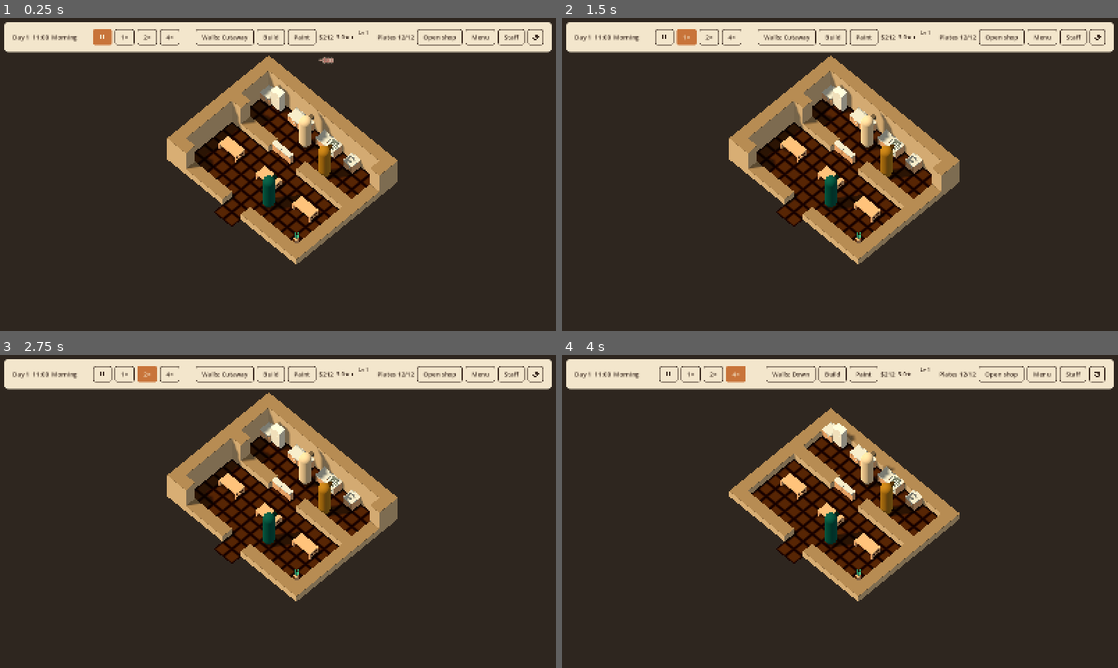
Above: before the commit, frames 1-4 (two rows, left to right).
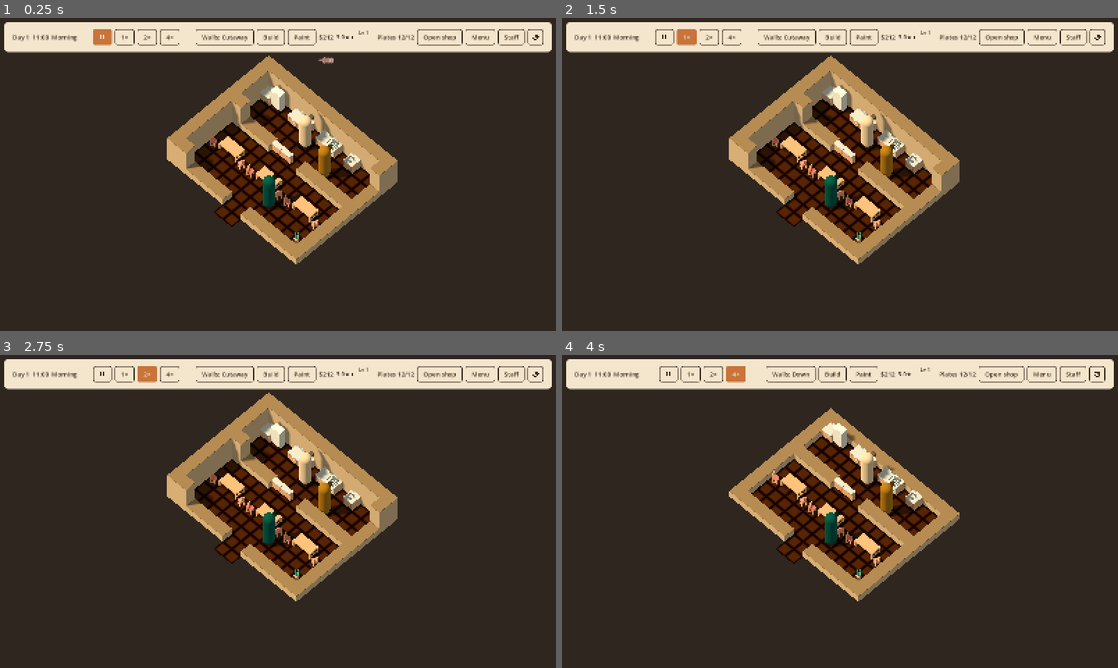
Above: after the commit, the same moments.

Repository: jaredbahr/foolskitchen
Game: Godot game, scene res://src/world/main.tscn
The game is run twice, just before and just after one commit, with the same random seed, the same clock (stepped at 60 frames per second) and the same inputs.
Inputs (mouse positions are in pixels of both pictures, inside the frame that each line leads up to):
- Up to frame 1 (0.25 s): no input
- Up to frame 2 (1.5 s): click (662, 36) at 0.5 s; click "1×" at 1.25 s
- Up to frame 3 (2.75 s): click "2×" at 2 s
- Up to frame 4 (4 s): click "4×" at 2.75 s; click "Walls: Cutaway" at 3.5 s

The runs differ from the first frame. In frame 1, 0.2% of the frame differs, in the area x 37-58%, y 38-68%; in frame 2, 0.2%; in frame 3, 0.2%; in frame 4, 0.2%, in the area x 37-58%, y 36-68%.

Commit message:
FK-052: add painted built-in chairs on the table's declared seats

Diff:
--- a/assets/props/table_2.tscn
+++ b/assets/props/table_2.tscn
@@ -1,7 +1,8 @@
-[gd_scene load_steps=3 format=3]
+[gd_scene load_steps=4 format=3]
 
 [ext_resource type="Script" path="res://src/world/prop_view.gd" id="1_view"]
 [ext_resource type="PackedScene" path="res://assets/kenney/furniture/table.glb" id="2_model"]
+[ext_resource type="PackedScene" path="res://assets/kenney/furniture/chairCushion.glb" id="3_chair"]
 
 [node name="Table" type="Node3D"]
 script = ExtResource("1_view")
@@ -14,3 +15,23 @@
 rotation = Vector3(0, 3.141592653589793, 0)
 
 [node name="Model" parent="Table/Art" instance=ExtResource("2_model")]
+
+[node name="ChairLeft" type="Node3D" parent="."]
+position = Vector3(-0.75, 0, 0.25)
+rotation = Vector3(0, -1.2490457723982544, 0)
+metadata/seat_cell = Vector2i(-1, 1)
+
+[node name="Art" type="Node3D" parent="ChairLeft"]
+rotation = Vector3(0, 3.141592653589793, 0)
+
+[node name="Model" parent="ChairLeft/Art" instance=ExtResource("3_chair")]
+
+[node name="ChairRight" type="Node3D" parent="."]
+position = Vector3(0.75, 0, 0.25)
+rotation = Vector3(0, 1.2490457723982544, 0)
+metadata/seat_cell = Vector2i(2, 1)
+
+[node name="Art" type="Node3D" parent="ChairRight"]
+rotation = Vector3(0, 3.141592653589793, 0)
+
+[node name="Model" parent="ChairRight/Art" instance=ExtResource("3_chair")]
--- a/tests/world/test_prop_view.gd
+++ b/tests/world/test_prop_view.gd
@@ -18,7 +18,7 @@
 	_views.clear()
 
 
-func test_every_authored_item_has_a_floor_aligned_scene_inside_its_footprint() -> void:
+func test_every_authored_item_has_floor_aligned_parts_inside_its_footprint_or_declared_seats() -> void:
 	var content: ContentDB = ContentDB.new()
 	assert_eq(content.load_all(), PackedStringArray())
 	for definition: ItemDef in content.items():
@@ -38,13 +38,84 @@
 		var half_depth: float = float(definition.footprint.y) * GridMath.CELL_SIZE * 0.5
 		assert_true(bounds.size.x > 0.0 and bounds.size.y > 0.0 and bounds.size.z > 0.0, String(definition.id))
 		assert_almost_eq(bounds.position.y, 0.0, 0.0001, String(definition.id))
-		assert_almost_eq(bounds.get_center().x, 0.0, 0.0001, String(definition.id))
-		assert_almost_eq(bounds.get_center().z, 0.0, 0.0001, String(definition.id))
-		assert_true(bounds.position.x >= -half_width - 0.05, String(definition.id))
-		assert_true(bounds.end.x <= half_width + 0.05, String(definition.id))
-		assert_true(bounds.position.z >= -half_depth - 0.05, String(definition.id))
-		assert_true(bounds.end.z <= half_depth + 0.05, String(definition.id))
+		var footprint_rect: Rect2 = Rect2(-half_width, -half_depth, half_width * 2.0, half_depth * 2.0)
+		var permitted: Rect2 = footprint_rect
+		var body_bounds: AABB
+		var have_body: bool = false
+		for child: Node in view.get_children():
+			var part: Node3D = child as Node3D
+			if part == null:
+				continue
+			var part_bounds: AABB = part.transform * PropView._children_aabb(part)
+			var allowed: Rect2 = footprint_rect
+			if part.has_meta(&"seat_cell"):
+				var seat: Vector2i = part.get_meta(&"seat_cell")
+				assert_true(definition.seat_cells.has(seat), "%s must declare every chair cell" % definition.id)
+				allowed = Rect2(Vector2(seat) * GridMath.CELL_SIZE - Vector2(half_width, half_depth), Vector2.ONE * GridMath.CELL_SIZE)
+				permitted = permitted.merge(allowed)
+			else:
+				body_bounds = body_bounds.merge(part_bounds) if have_body else part_bounds
+				have_body = true
+			assert_true(allowed.grow(0.05).encloses(_xz_rect(part_bounds)), "%s/%s must fit its own footprint or seat cell" % [definition.id, part.name])
+		assert_true(permitted.grow(0.05).encloses(_xz_rect(bounds)), String(definition.id))
+		assert_true(have_body, String(definition.id))
+		assert_almost_eq(body_bounds.get_center().x, 0.0, 0.0001, String(definition.id))
+		assert_almost_eq(body_bounds.get_center().z, 0.0, 0.0001, String(definition.id))
 		assert_true(view.body_surface_count() > 0, "%s body material names must match imported surfaces" % definition.id)
+
+
+func test_table_chairs_match_declared_seat_centres_facing_and_shared_scale() -> void:
+	var definition: ItemDef = load("res://data/items/table_2.tres") as ItemDef
+	var view: PropView = definition.view_scene.instantiate() as PropView
+	_views.append(view)
+	view.prepare()
+	var found: Dictionary[Vector2i, bool] = {}
+	var half_size: Vector2 = Vector2(definition.footprint) * GridMath.CELL_SIZE * 0.5
+	var combined: AABB = view.get_combined_aabb()
+	for child: Node in view.get_children():
+		var part: Node3D = child as Node3D
+		if part == null or not part.has_meta(&"seat_cell"):
+			continue
+		var seat: Vector2i = part.get_meta(&"seat_cell")
+		assert_true(definition.seat_cells.has(seat))
+		assert_false(found.has(seat), "each declared seat gets one chair")
+		found[seat] = true
+		var centre: Vector2 = (Vector2(seat) + Vector2.ONE * 0.5) * GridMath.CELL_SIZE - half_size
+		assert_eq(part.position, Vector3(centre.x, 0.0, centre.y))
+		var art: Node3D = part.get_node("Art") as Node3D
+		var model: Node3D = art.get_node("Model") as Node3D
+		assert_eq(model.scene_file_path, "res://assets/kenney/furniture/chairCushion.glb")
+		assert_eq(art.scale, Vector3.ONE * ArtScale.FURNITURE_SCALE)
+		assert_almost_eq(art.rotation.y, PI)
+		# Seated guests face the mean of the occupied table cells. Check that
+		# same view convention through the real grid rotation/placement API.
+		for turns: int in range(4):
+			var grid: SimGrid = SimGrid.new(Vector2i(10, 10))
+			var placed: PlacedItem = grid.place_def(definition, Vector2i(4, 4), turns)
+			var table_centre: Vector3 = Vector3.ZERO
+			for cell: Vector2i in placed.cells:
+				table_centre += GridMath.cell_to_world(cell)
+			table_centre /= float(placed.cells.size())
+			var world_seat: Vector2i = placed.origin + GridMath.rotate_cell(seat, definition.footprint, turns)
+			assert_true(placed.seat_cells.has(world_seat))
+			var pose: Transform3D = ItemVisual.placed_transform(definition, placed.origin, turns)
+			var seat_centre: Vector3 = GridMath.cell_to_world(world_seat)
+			assert_true((pose * part.position).distance_to(seat_centre) < 0.0001)
+			var expected_facing: Vector3 = (table_centre - seat_centre).normalized()
+			var actual_facing: Vector3 = (pose.basis * -part.basis.z).normalized()
+			assert_true(actual_facing.dot(expected_facing) > 0.9999, "chair and seated guest face the same table centre at quarter %d" % turns)
+		var chair_bounds: AABB = part.transform * PropView._children_aabb(part)
+		assert_almost_eq(chair_bounds.position.y, 0.0)
+		var seat_rect: Rect2 = Rect2(Vector2(seat) * GridMath.CELL_SIZE - half_size, Vector2.ONE * GridMath.CELL_SIZE)
+		assert_true(seat_rect.grow(0.05).encloses(_xz_rect(chair_bounds)))
+		assert_true(combined.grow(0.0001).encloses(chair_bounds), "picking, outlines and ghosts include the chairs")
+	assert_eq(found.size(), definition.seat_cells.size())
+	for seat: Vector2i in definition.seat_cells:
+		assert_true(found.has(seat))
+
+
+func _xz_rect(bounds: AABB) -> Rect2:
+	return Rect2(Vector2(bounds.position.x, bounds.position.z), Vector2(bounds.size.x, bounds.size.z))
 
 
 func test_food_uses_food_scale_and_rests_on_the_counter_without_tint() -> void:
--- a/tests/world/test_shop_view.gd
+++ b/tests/world/test_shop_view.gd
@@ -76,6 +76,70 @@
 	_view.clear_paint_preview()
 	assert_eq(first_material.albedo_color, content.swatch(&"terracotta").color)
 	assert_eq(errors, [] as Array[String])
+
+
+func test_table_paint_tints_built_in_chair_frames_and_preserves_cushions() -> void:
+	var content: ContentDB = ContentDB.new()
+	assert_eq(content.load_all(), PackedStringArray())
+	var world: SimWorld = SimWorld.new(SimGrid.new(Vector2i(6, 6)))
+	var table: PlacedItem = world.grid.place_def(content.item(&"table_2"), Vector2i(2, 2))
+	_show(world)
+	var snapshots: Array[Dictionary] = _chair_surfaces(_view.item_nodes[table.id].prop)
+	var body_count: int = 0
+	var cushion_count: int = 0
+	for entry: Dictionary in snapshots:
+		if entry["body"]:
+			body_count += 1
+		else:
+			cushion_count += 1
+	assert_true(body_count > 0 and cushion_count > 0, "real chair frames and cushions must both be tested")
+	table.swatch_id = &"terracotta"
+	_view.set_paint(content, &"", &"")
+	_assert_chair_tint(snapshots, content.swatch(&"terracotta").color)
+	_view.preview_paint(&"item", table.id, &"sage")
+	_assert_chair_tint(snapshots, content.swatch(&"sage").color)
+	assert_eq(table.swatch_id, &"terracotta", "hover only changes presentation")
+	_view.clear_paint_preview()
+	_assert_chair_tint(snapshots, content.swatch(&"terracotta").color)
+	table.swatch_id = &""
+	_view.set_paint(content, &"", &"")
+	for entry: Dictionary in snapshots:
+		var mesh_node: MeshInstance3D = entry["mesh"]
+		assert_eq(mesh_node.get_active_material(entry["index"]), entry["source"], "clearing table paint restores each authored chair surface")
+	assert_eq(world.now, 0)
+
+
+func _chair_surfaces(view: PropView) -> Array[Dictionary]:
+	var result: Array[Dictionary] = []
+	for child: Node in view.get_children():
+		if not child.has_meta(&"seat_cell"):
+			continue
+		var meshes: Array[MeshInstance3D] = []
+		_collect_chair_meshes(child, meshes)
+		for mesh_node: MeshInstance3D in meshes:
+			for index: int in range(mesh_node.mesh.get_surface_count()):
+				var source: BaseMaterial3D = mesh_node.get_active_material(index) as BaseMaterial3D
+				result.append({"mesh": mesh_node, "index": index, "source": source, "body": source.resource_name == "wood"})
+	return result
+
+
+func _collect_chair_meshes(node: Node, result: Array[MeshInstance3D]) -> void:
+	var mesh_node: MeshInstance3D = node as MeshInstance3D
+	if mesh_node != null and mesh_node.mesh != null:
+		result.append(mesh_node)
+	for child: Node in node.get_children():
+		_collect_chair_meshes(child, result)
+
+
+func _assert_chair_tint(surfaces: Array[Dictionary], color: Color) -> void:
+	for entry: Dictionary in surfaces:
+		var mesh_node: MeshInstance3D = entry["mesh"]
+		var active: BaseMaterial3D = mesh_node.get_active_material(entry["index"]) as BaseMaterial3D
+		if entry["body"]:
+			assert_eq(active.albedo_color, color)
+			assert_true(active != entry["source"], "paint keeps a private body material")
+		else:
+			assert_eq(active, entry["source"], "cushions keep their authored material through paint and preview")
 
 
 func test_floor_dirt_decals_reuse_geometry_and_follow_cleanliness_without_changing_grid() -> void:
Not shown, changed: assets/props/README.md
